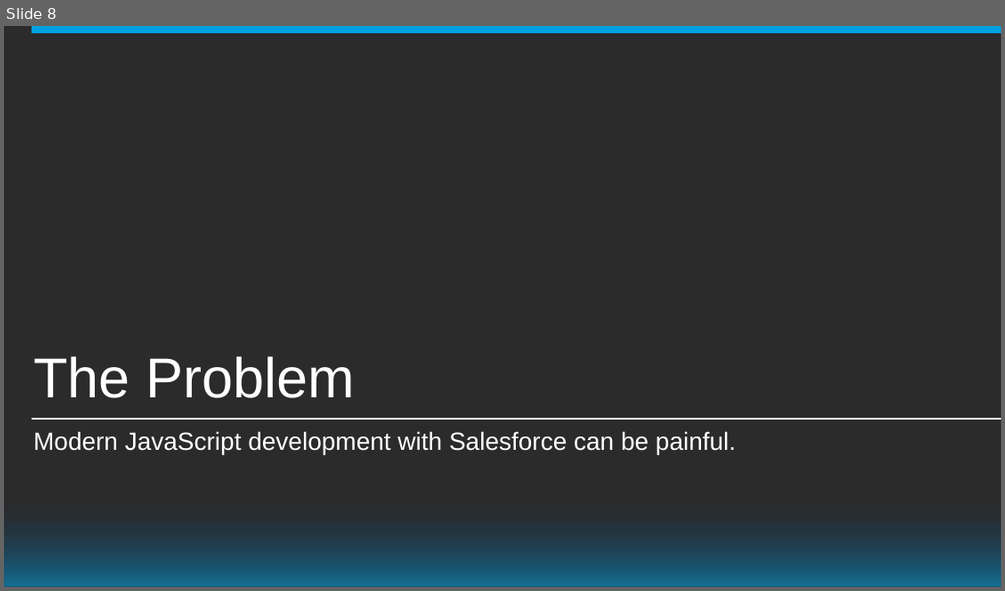
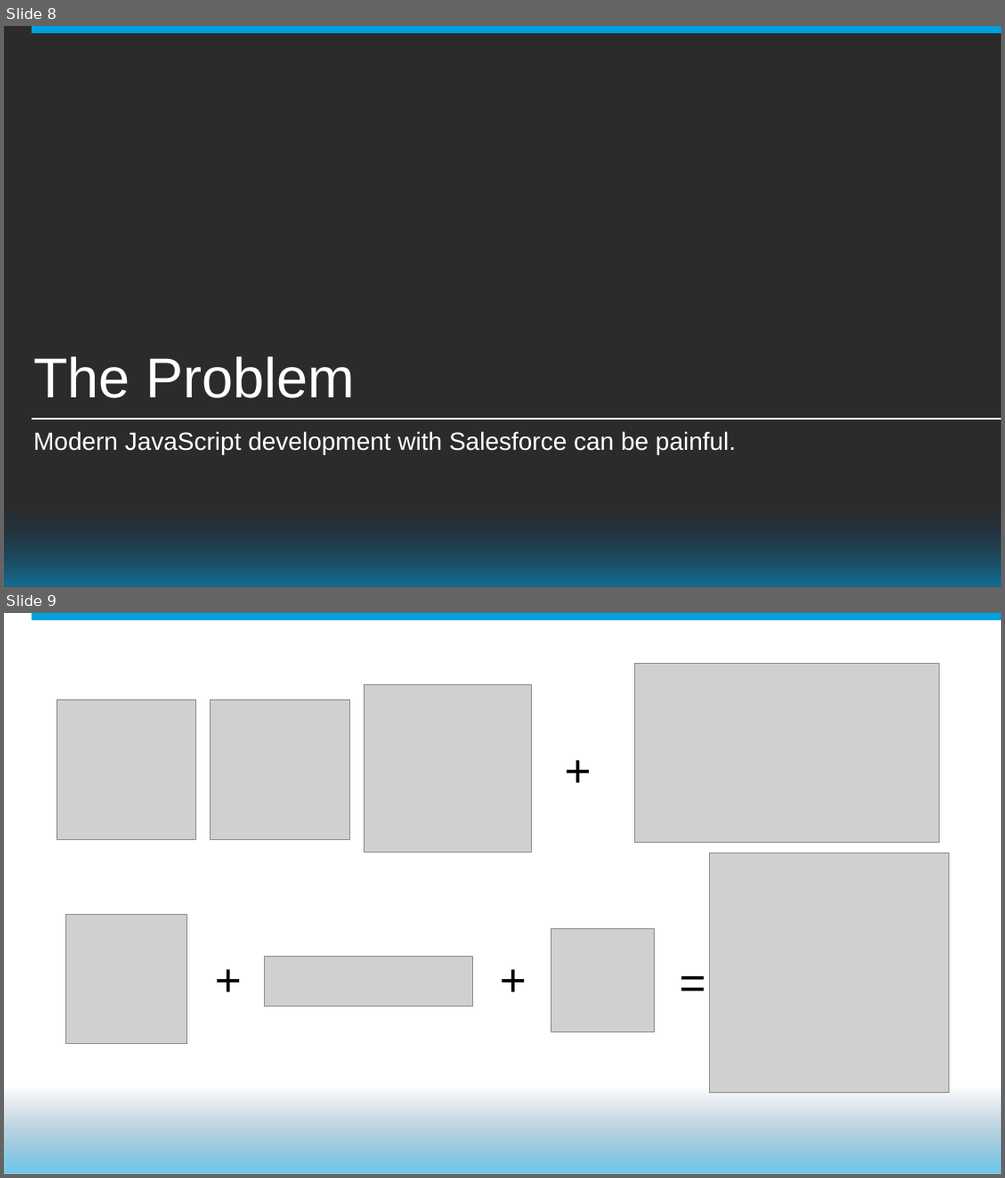
Before and after one commit to mobiletta/VSCode-DF15, a slide deck: John Nelson - DF15 - PowerPoint Presentation - Draft.pptx. Shown one above the other, each under a label of ours: slide 8 before the commit, slides 8 and 9 after it. The pictures are 1005x591 and 1005x1178 pixels, drawn with LibreOffice and Linux fonts; fonts in the diff are those of the drawing; grey boxes stand for pictures; background and template pictures are left out; a plain dark background stands for a picture behind light text. Boxes give left, top, right and bottom in pixels: in the first picture for what was removed or moved away, otherwise in the second. Text is boxed around its words. In the diff, an @@ line names an element or a change of style, - is before the commit and + after.

```diff
--- a/John Nelson - DF15 - PowerPoint Presentation - Draft.pptx
+++ b/John Nelson - DF15 - PowerPoint Presentation - Draft.pptx
@@ slide 9 added at bbox=[4, 613, 1001, 1174], background #FFFFFF; not listed: 2 template elements that a slide beside it also shows @@
@@ picture added at bbox=[635, 664, 939, 843] @@
@@ picture added at bbox=[364, 685, 531, 852] @@
@@ picture added at bbox=[57, 699, 196, 840] @@
@@ picture added at bbox=[210, 699, 350, 840] @@
@@ text added at bbox=[558, 738, 599, 801], 44 pt, text #000000 @@
++
@@ picture added at bbox=[709, 853, 948, 1093] @@
@@ picture added at bbox=[65, 914, 186, 1044] @@
@@ picture added at bbox=[550, 929, 654, 1032] @@
@@ text added at bbox=[208, 948, 250, 1010], 44 pt, text #000000 @@
++
@@ picture added at bbox=[264, 957, 472, 1006] @@
@@ text added at bbox=[493, 948, 534, 1010], 44 pt, text #000000 @@
++
@@ text added at bbox=[672, 949, 713, 1013], 44 pt, text #000000 @@
+=
```
Also in this commit, not shown: 7 slides changed, 5 other slides added, 5 slides removed, 34 other files.
